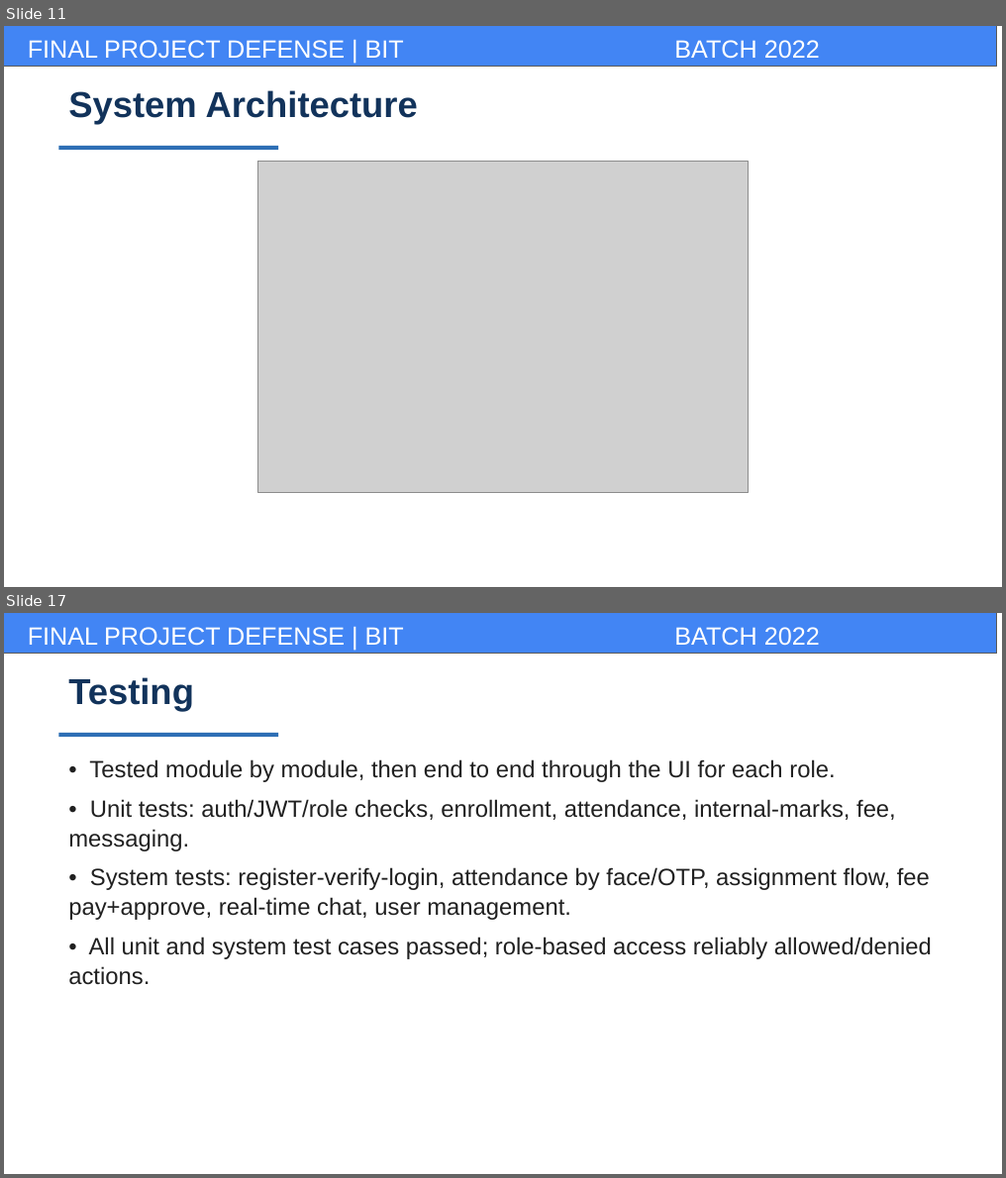
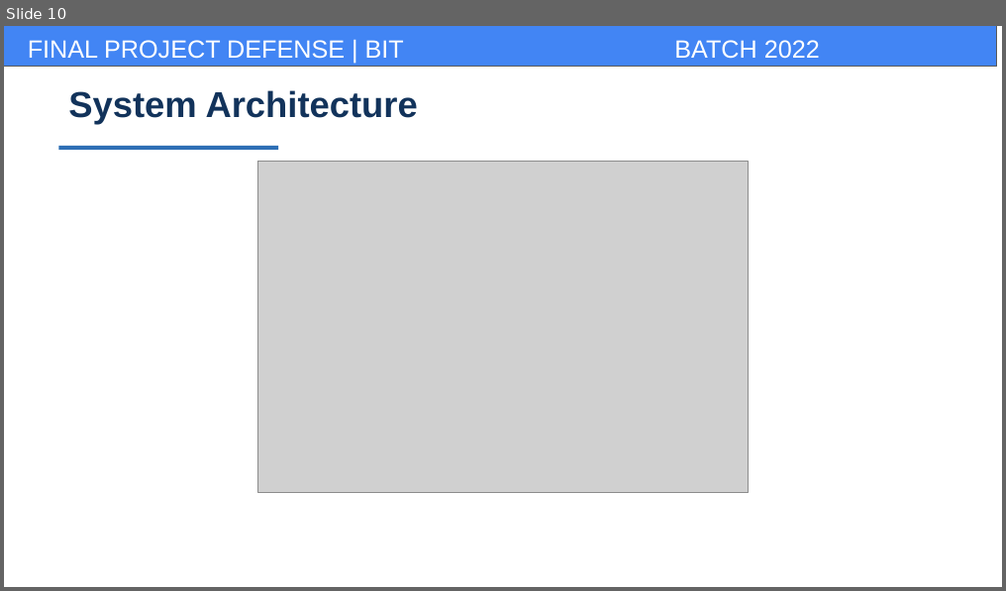
Before and after one commit to BhupendraMalla/CampuseEase, a slide deck: docs/report/campusease_presentation.pptx. Shown one above the other, each under a label of ours: slides 11 and 17 before the commit, slide 10 after it; the slides between them are not shown. The pictures are 1006x1178 and 1006x591 pixels, drawn with LibreOffice and Linux fonts; fonts in the diff are those of the drawing; grey boxes stand for pictures; background and template pictures are left out. Boxes give left, top, right and bottom in pixels: in the first picture for what was removed or moved away, otherwise in the second. Text is boxed around its words. In the diff, an @@ line names an element or a change of style, - is before the commit and + after.

```diff
--- a/docs/report/campusease_presentation.pptx
+++ b/docs/report/campusease_presentation.pptx
@@ slide 17 removed at bbox=[4, 613, 1002, 1174], background #FFFFFF; not listed: 3 template elements that a slide beside it also shows @@
@@ text removed at bbox=[68, 677, 194, 712] @@
-Testing
@@ rectangle removed at bbox=[58, 733, 278, 737] @@
@@ text removed at bbox=[68, 760, 932, 985] @@
-• Tested module by module, then end to end through the UI for each role.
-• Unit tests: auth/JWT/role checks, enrollment, attendance, internal-marks, fee, messaging.
-• System tests: register-verify-login, attendance by face/OTP, assignment flow, fee pay+approve, real-time chat, user management.
-• All unit and system test cases passed; role-based access reliably allowed/denied actions.
@@ what was slide 11 is now slide 10 @@
```
Also in this commit, not shown: 10 slides changed, 4 slides added, 4 other slides removed, 2 other files.
